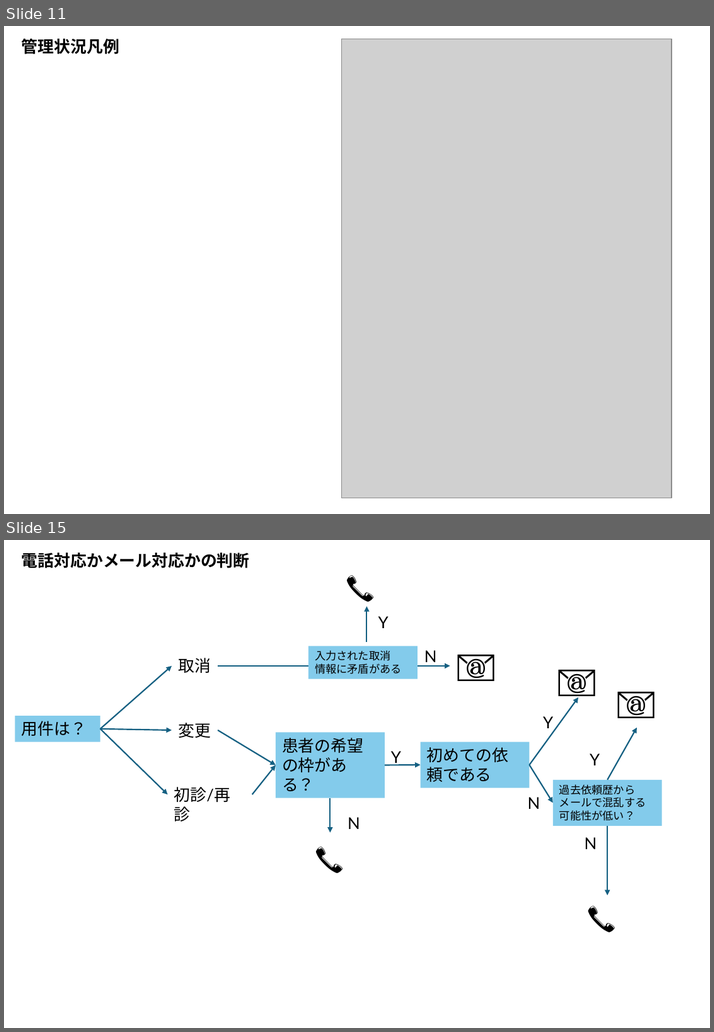
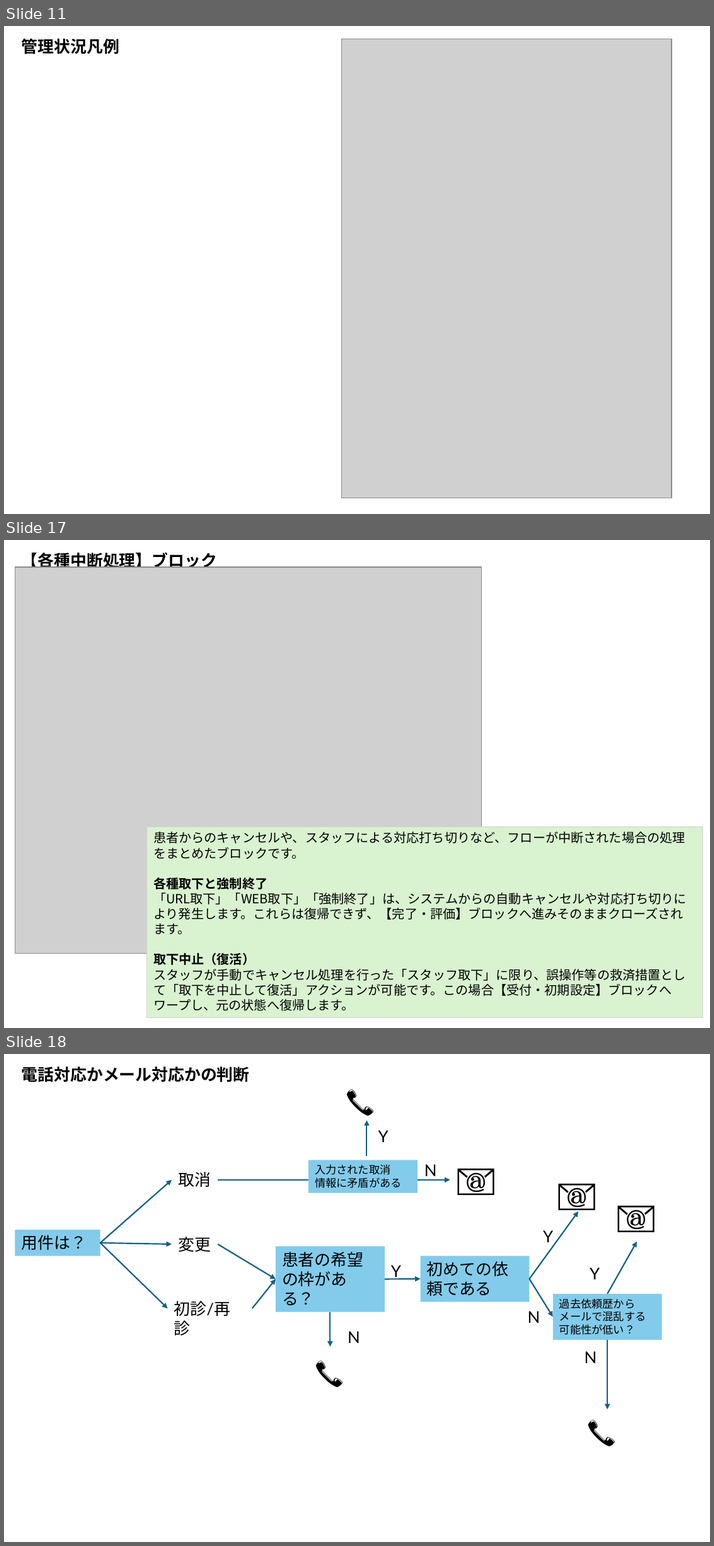
Before and after one commit to MishimaAkifumi-Private/FureaiGp-GairaiYoyakuSystem, a slide deck: Manual/UsersGuide.pptx. Shown one above the other, each under a label of ours: slides 11 and 15 before the commit, slides 11, 17 and 18 after it; the slides between them are not shown. The pictures are 714x1032 and 714x1546 pixels, drawn with LibreOffice and Linux fonts; fonts in the diff are those of the drawing; grey boxes stand for pictures. Boxes give left, top, right and bottom in pixels: in the first picture for what was removed or moved away, otherwise in the second. Text is boxed around its words. In the diff, an @@ line names an element or a change of style, - is before the commit and + after.

```diff
--- a/Manual/UsersGuide.pptx
+++ b/Manual/UsersGuide.pptx
@@ slide 17 added at [4,540,710,1028], background #FFFFFF @@
@@ title added at [22,550,217,568], 18 pt, text #000000, bold @@
+【各種中断処理】ブロック
@@ picture added at [15,567,482,955] @@
@@ rectangle added at [146,827,703,1018], fill #D9F2D0, outline #D1D1D1 0.75 pt, 14 pt, text #000000 @@
+患者からのキャンセルや、スタッフによる対応打ち切りなど、フローが中断された場合の処理をまとめたブロックです。
+各種取下と強制終了
+「URL取下」「WEB取下」「強制終了」は、システムからの自動キャンセルや対応打ち切りにより発生します。これらは復帰できず、【完了・評価】ブロックへ進みそのままクローズされます。
+取下中止（復活）
+スタッフが手動でキャンセル処理を行った「スタッフ取下」に限り、誤操作等の救済措置として「取下を中止して復活」アクションが可能です。この場合【受付・初期設定】ブロックへワープし、元の状態へ復帰します。
@@ what was slide 15 is now slide 18 @@
```
Also in this commit, not shown: 1 slide changed, 6 other slides added, 2 other files.
